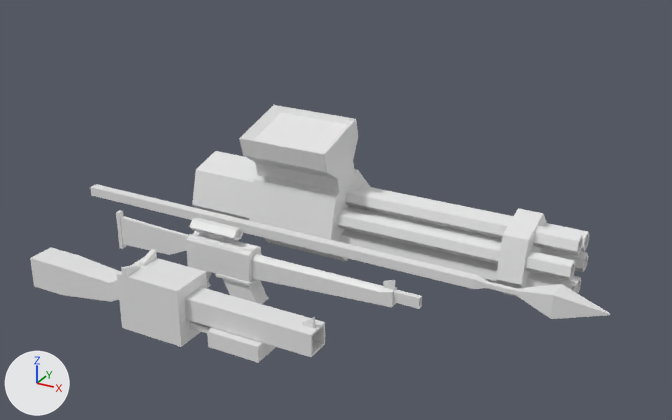
The Blender file Assets/Models/weapons.blend, before and after one commit.
One viewpoint serves both versions: a camera (50 mm lens) standing at (14.7, -27.6, 12.3) and looking at (0.8, -2.4, -0.3). Every picture has the same lights, and +X, +Y and +Z are marked at lower left.
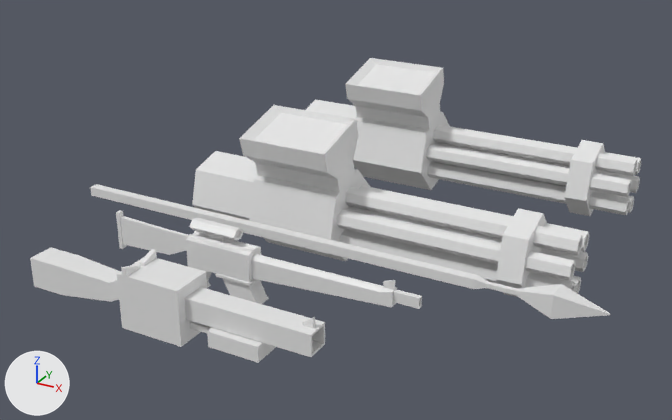
Pixel boxes (x1, y1, x2, y2) of what changed, in the pictures (672 x 420 px):
'Cylinder.001', moved
    before: (336, 185, 589, 294)
    after: (426, 126, 641, 215)
'Cylinder.003', added
    after: (306, 58, 605, 216)
part 1 of me_cylinder_002, added
    after: (359, 185, 589, 252)
part 2 of me_cylinder_002, added
    after: (541, 248, 588, 272)
part 3 of me_cylinder_002, added
    after: (571, 276, 581, 294)
part 4 of me_cylinder_002, added
    after: (340, 229, 575, 291)
part 5 of me_cylinder_002, added
    after: (336, 209, 576, 281)
part 6 of me_cylinder_002, added
    after: (345, 187, 583, 255)

What the commit changed:
me_cylinder_002 is used by ob_cylinder; location (0.0, 0.0, 0.0).
me_cylinder_002 had 80 vertices, 76 faces and spanned x -4.12..7.83, y -4.4..1.25, z -1.78..3.02.
me_cylinder_002 now has 260 vertices, 232 faces and spans x -4.12..9.15, y -4.4..1.25, z -1.78..3.02.
me_cylinder_002 part 1: a new loose piece of 30 vertices spanning x -0.88..9.15, y -2.29..-1.69, z -0.01..0.59.
me_cylinder_002 part 2: a new loose piece of 30 vertices spanning x -0.88..9.15, y -2.09..-1.49, z -0.79..-0.19.
me_cylinder_002 part 3: a new loose piece of 30 vertices spanning x -0.88..9.15, y -2.66..-2.06, z -1.36..-0.77.
me_cylinder_002 part 4: a new loose piece of 30 vertices spanning x -0.88..9.15, y -3.44..-2.84, z -1.15..-0.55.
me_cylinder_002 part 5: a new loose piece of 30 vertices spanning x -0.88..9.15, y -3.65..-3.05, z -0.37..0.23.
me_cylinder_002 part 6: a new loose piece of 30 vertices spanning x -0.88..9.15, y -3.07..-2.48, z 0.21..0.8.
In object 'Cylinder.001' (ob_cylinder_001), parent goes from ob_cylinder to ob_cylinder_003.
Object 'Cylinder.003' (ob_cylinder_003) is new; it shows a copy of the mesh of ob_cylinder.
Its location is (0.0, 7.12, 0.0).
